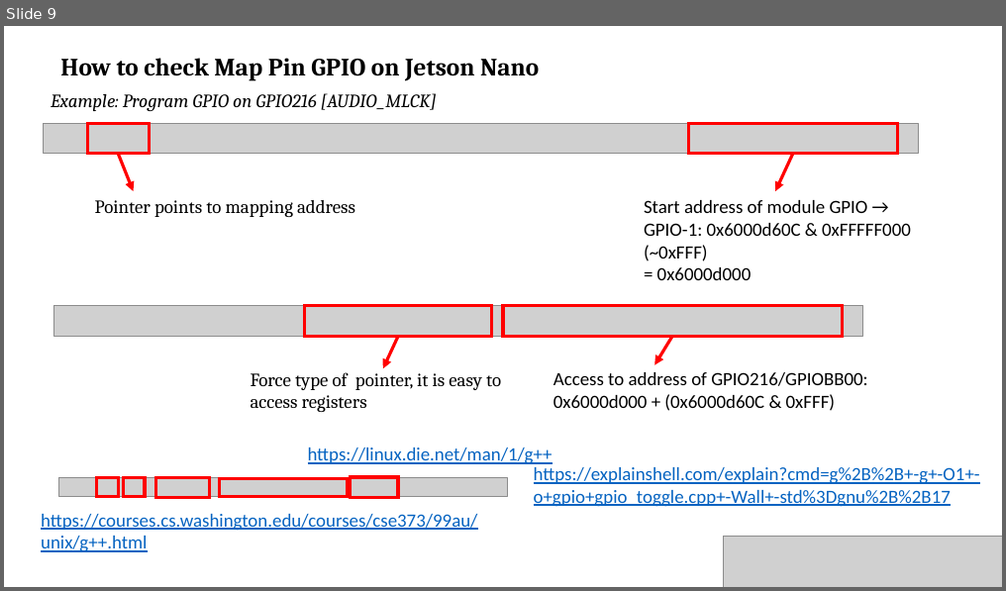
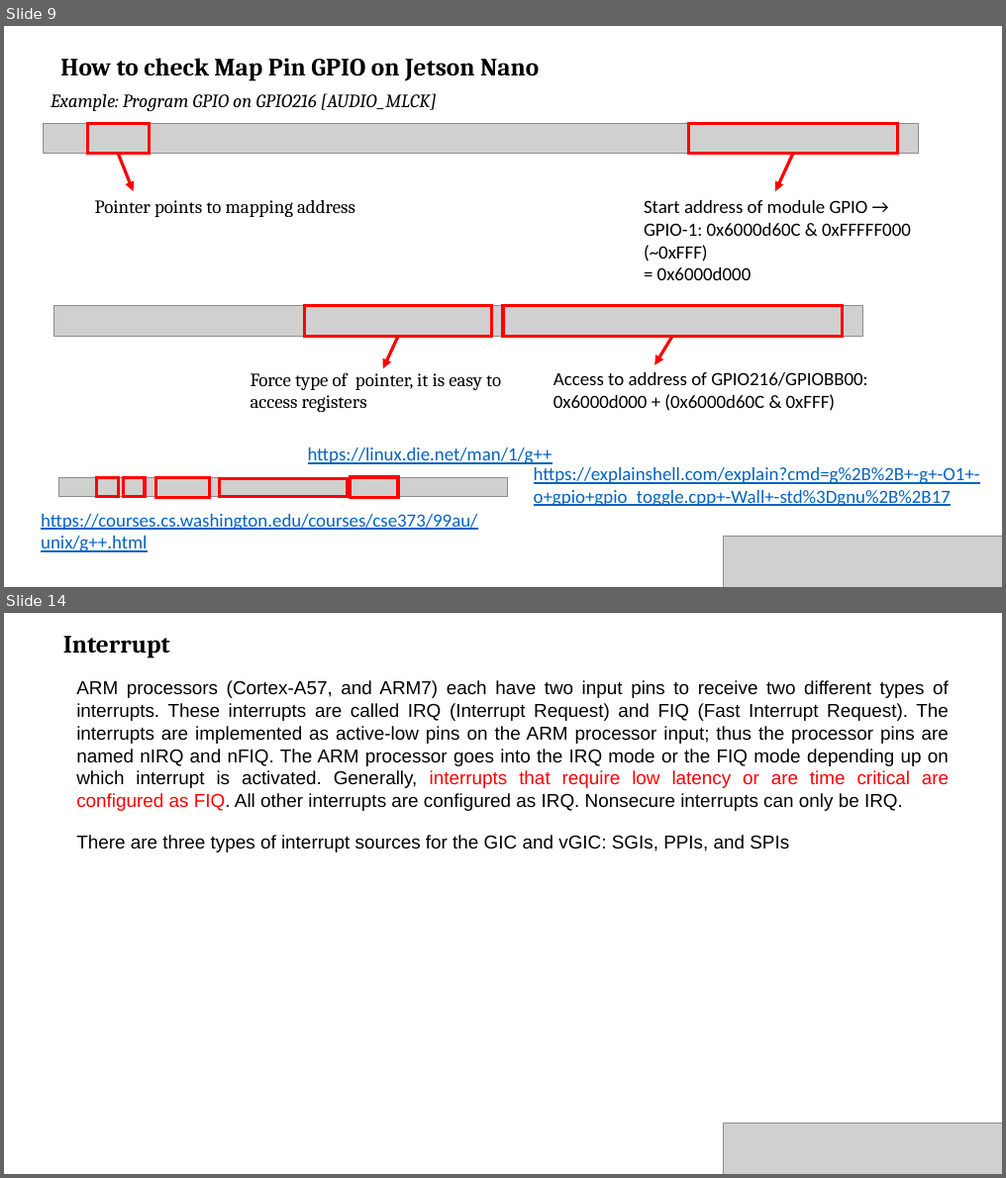
Before and after one commit to thanhhaibk96/Jetson-Nano-Tutorial, a slide deck: Tutorial.pptx. Shown one above the other, each under a label of ours: slide 9 before the commit, slides 9 and 14 after it; the slides between them are not shown. The pictures are 1006x591 and 1006x1178 pixels, drawn with LibreOffice and Linux fonts; fonts in the diff are those of the drawing; grey boxes stand for pictures. Boxes give left, top, right and bottom in pixels: in the first picture for what was removed or moved away, otherwise in the second. Text is boxed around its words. In the diff, an @@ line names an element or a change of style, - is before the commit and + after.

```diff
--- a/Tutorial.pptx
+++ b/Tutorial.pptx
@@ slide 14 added at (x1=4, y1=613, x2=1002, y2=1174), background #FFFFFF @@
@@ text added at (x1=63, y1=636, x2=170, y2=659), 24 pt, text #000000, bold @@
+Interrupt
@@ text added at (x1=76, y1=680, x2=948, y2=811), 18 pt, text #000000 @@
+ARM processors (Cortex-A57, and ARM7) each have two input pins to receive two different types of interrupts. These interrupts are called IRQ (Interrupt Request) and FIQ (Fast Interrupt Request). The interrupts are implemented as active-low pins on the ARM processor input; thus the processor pins are named nIRQ and nFIQ. The ARM processor goes into the IRQ mode or the FIQ mode depending up on which interrupt is activated. Generally, interrupts that require low latency or are time critical are configured as FIQ. All other interrupts are configured as IRQ. Nonsecure interrupts can only be IRQ.
@@ text added at (x1=76, y1=835, x2=789, y2=853), 18 pt, text #000000 @@
+There are three types of interrupt sources for the GIC and vGIC: SGIs, PPIs, and SPIs
@@ picture added at (x1=724, y1=1124, x2=1002, y2=1174) @@
```
Also in this commit, not shown: 20 other slides added.
